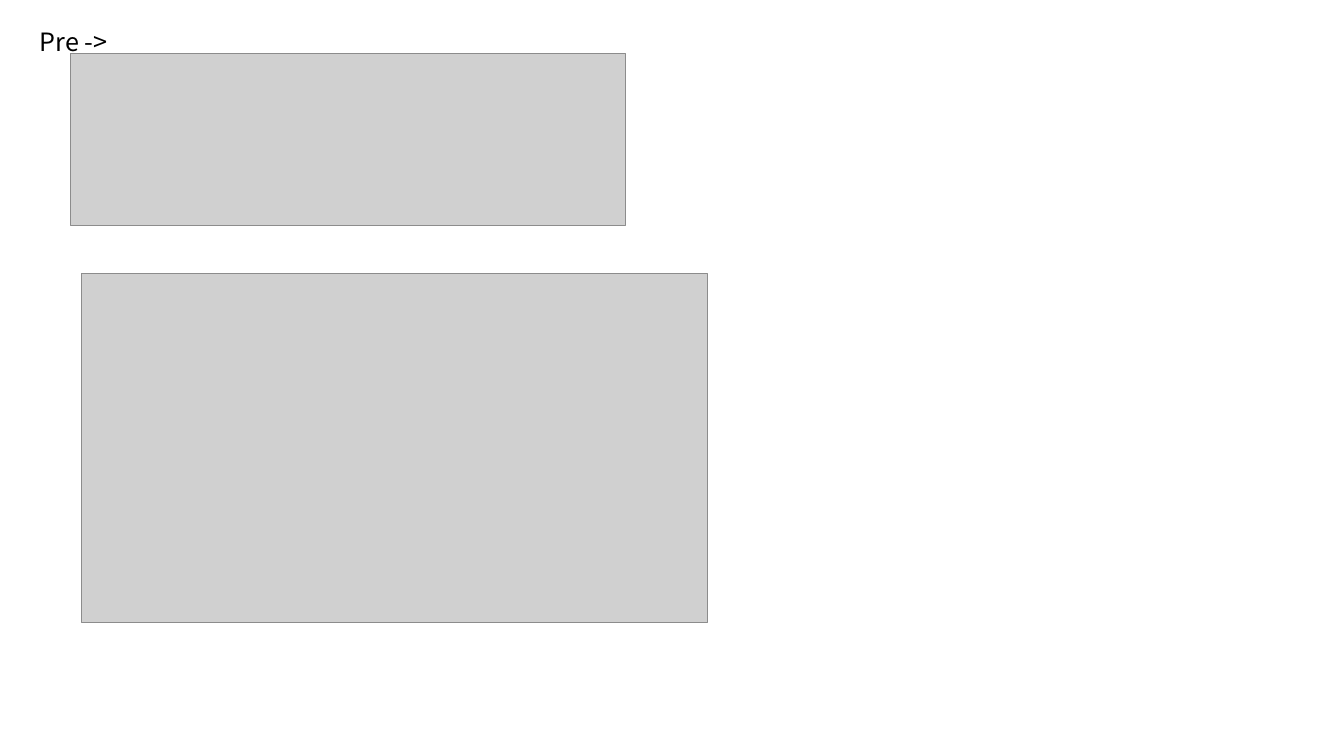
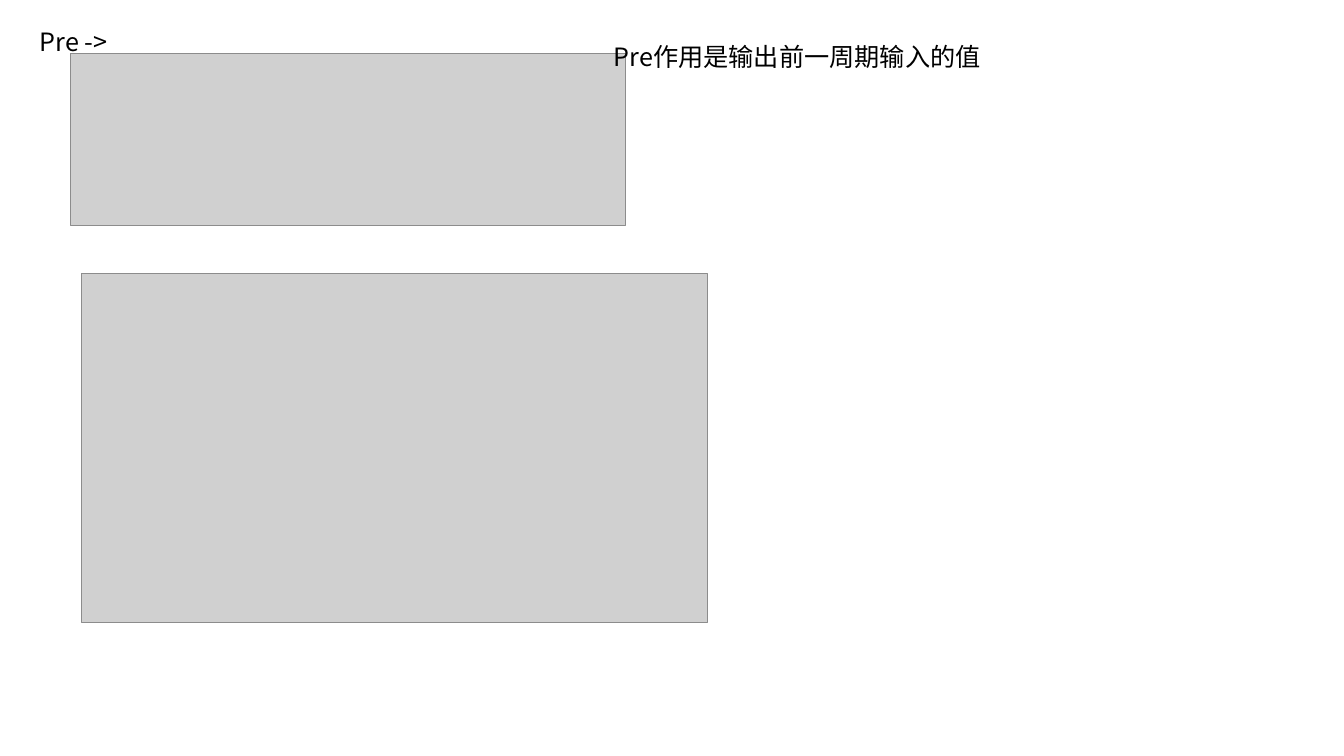
Before and after one commit to 6kuai300gmbzhc/SCADE2C, a slide deck: slide 6 of docs/scade.pptx (slide 5 before the commit). Drawn at 1344x756 pixels with LibreOffice and Linux fonts; fonts in the diff are those of the drawing; grey boxes stand for pictures. Boxes give left, top, right and bottom in pixels: in the first picture for what was removed or moved away, otherwise in the second. Text is boxed around its words. In the diff, an @@ line names an element or a change of style, - is before the commit and + after.

```diff
--- a/docs/scade.pptx
+++ b/docs/scade.pptx
@@ text added at box(614, 44, 981, 72), 18 pt, text #000000 @@
+Pre作用是输出前一周期输入的值
```
Also in this commit, not shown: 1 other slide changed, 1 slide added, 12 other files.
